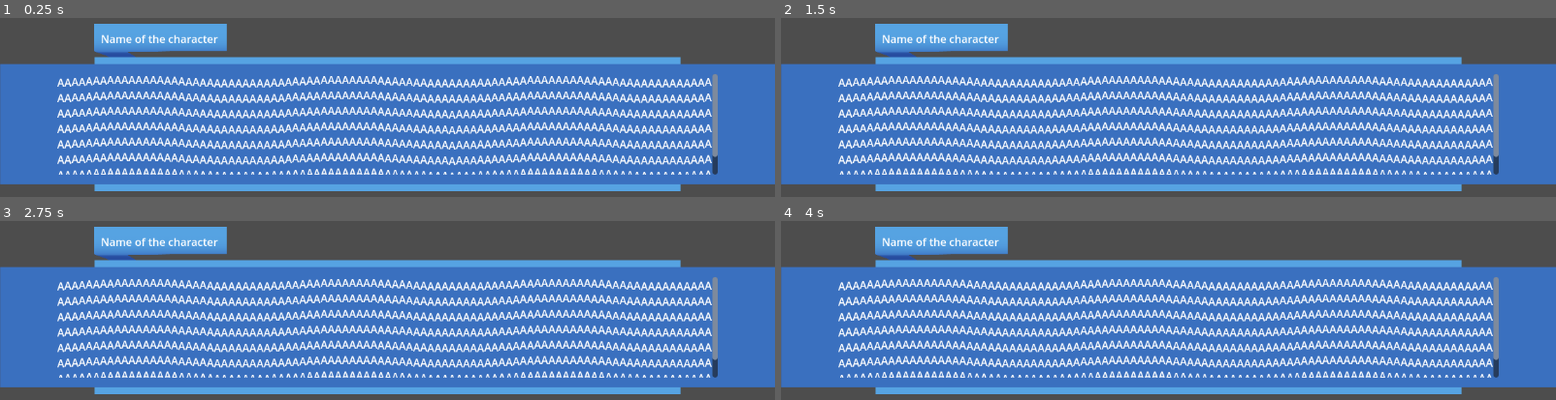
Above: before the commit, frames 1-4 (two rows, left to right).
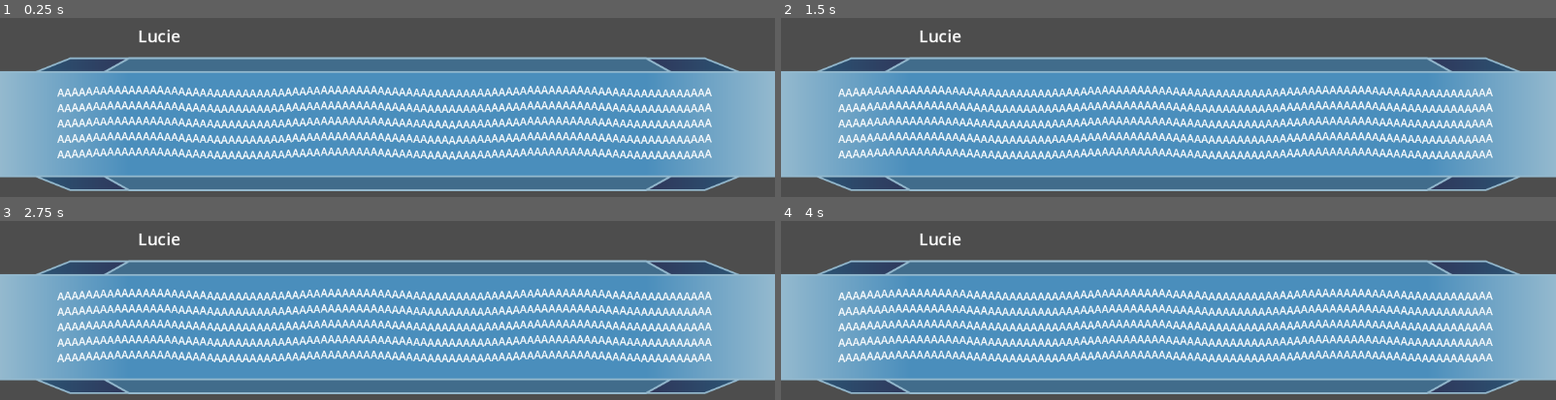
Above: after the commit, the same moments.

Repository: Samferos/Schneetraume
Game: Godot game, scene res://res/scenes/gui/UI.tscn
The game is run twice, just before and just after one commit, with the same random seed, the same clock (stepped at 60 frames per second) and the same inputs. The project has no main scene, so this scene is started directly.
Inputs (mouse positions are in pixels of both pictures, inside the frame that each line leads up to):
- Up to frame 1 (0.25 s): no input
- Up to frame 2 (1.5 s): move the mouse to (outside the picture) at 0.52 s; click (outside the picture) at 0.67 s; move the mouse to (outside the picture) at 1.27 s; click (outside the picture) at 1.42 s
- Up to frame 3 (2.75 s): move the mouse to (outside the picture) at 2.02 s; click (outside the picture) at 2.17 s
- Up to frame 4 (4 s): move the mouse to (1129, 271) at 2.77 s; click (1129, 271) at 2.92 s; move the mouse to (1401, 249) at 3.52 s; click (1401, 249) at 3.67 s

The runs differ from the first frame. In frame 1, 74% of the frame differs, in the area x 0-100%, y 3-97%; in frame 2, 74%; in frame 3, 74%; in frame 4, 74%.

Commit message:
bug fixes and other bs :3

Diff:
--- a/res/scenes/gui/UI.tscn
+++ b/res/scenes/gui/UI.tscn
@@ -1,6 +1,6 @@
 [gd_scene load_steps=3 format=3 uid="uid://dqyexoek8enmk"]
 
-[ext_resource type="Texture2D" uid="uid://bv2cw6f58dexp" path="res://assets/graphics/2D/ui/NameBar.png" id="1_5bt52"]
+[ext_resource type="Texture2D" uid="uid://xihfrgads6xj" path="res://assets/graphics/2D/ui/nameTag.png" id="1_gg5cv"]
 [ext_resource type="Texture2D" uid="uid://6dm6bqa2p5bu" path="res://assets/graphics/2D/ui/TextBox.png" id="1_rbbfw"]
 
 [node name="UI" type="Control"]
@@ -11,52 +11,56 @@
 grow_horizontal = 2
 grow_vertical = 2
 
-[node name="MarginContainer" type="MarginContainer" parent="."]
+[node name="Margin" type="MarginContainer" parent="."]
 layout_mode = 1
 anchors_preset = 12
 anchor_top = 1.0
 anchor_right = 1.0
 anchor_bottom = 1.0
+offset_top = -260.0
 grow_horizontal = 2
 grow_vertical = 0
 theme_override_constants/margin_bottom = 10
 
-[node name="VBoxContainer" type="VBoxContainer" parent="MarginContainer"]
+[node name="VBoxContainer" type="VBoxContainer" parent="Margin"]
 layout_mode = 2
-theme_override_constants/separation = 0
 
-[node name="MarginContainer" type="MarginContainer" parent="MarginContainer/VBoxContainer"]
+[node name="NameTag" type="MarginContainer" parent="Margin/VBoxContainer"]
 layout_mode = 2
 size_flags_horizontal = 0
 size_flags_vertical = 3
 theme_override_constants/margin_left = 140
 
-[node name="NinePatchRect2" type="TextureRect" parent="MarginContainer/VBoxContainer/MarginContainer"]
-custom_minimum_size = Vector2(0, 50)
+[node name="Background" type="NinePatchRect" parent="Margin/VBoxContainer/NameTag"]
 layout_mode = 2
-size_flags_horizontal = 0
-texture = ExtResource("1_5bt52")
-expand_mode = 3
-stretch_mode = 5
+texture = ExtResource("1_gg5cv")
+patch_margin_left = 72
+patch_margin_top = 30
+patch_margin_bottom = 2
 
-[node name="MarginContainer" type="MarginContainer" parent="MarginContainer/VBoxContainer/MarginContainer"]
+[node name="Margin" type="MarginContainer" parent="Margin/VBoxContainer/NameTag"]
 layout_mode = 2
-theme_override_constants/margin_left = 10
-theme_override_constants/margin_right = 10
-theme_override_constants/margin_bottom = 5
+theme_override_constants/margin_left = 65
+theme_override_constants/margin_top = 10
+theme_override_constants/margin_right = 15
+theme_override_constants/margin_bottom = 10
 
-[node name="Label" type="Label" parent="MarginContainer/VBoxContainer/MarginContainer/MarginContainer"]
+[node name="Speaker" type="Label" parent="Margin/VBoxContainer/NameTag/Margin"]
 layout_mode = 2
-text = "Name of the character"
+theme_override_font_sizes/font_size = 25
+text = "Lucie"
 
-[node name="NinePatchRect" type="NinePatchRect" parent="MarginContainer/VBoxContainer"]
+[node name="TextBox" type="NinePatchRect" parent="Margin/VBoxContainer"]
 custom_minimum_size = Vector2(0, 200)
 layout_mode = 2
+size_flags_vertical = 3
 texture = ExtResource("1_rbbfw")
-patch_margin_left = 140
-patch_margin_right = 140
+patch_margin_left = 193
+patch_margin_top = 25
+patch_margin_right = 193
+patch_margin_bottom = 24
 
-[node name="MarginContainer" type="MarginContainer" parent="MarginContainer/VBoxContainer/NinePatchRect"]
+[node name="Margin" type="MarginContainer" parent="Margin/VBoxContainer/TextBox"]
 layout_mode = 1
 anchors_preset = 15
 anchor_right = 1.0
@@ -64,11 +68,11 @@
 grow_horizontal = 2
 grow_vertical = 2
 theme_override_constants/margin_left = 85
-theme_override_constants/margin_top = 25
+theme_override_constants/margin_top = 40
 theme_override_constants/margin_right = 85
-theme_override_constants/margin_bottom = 25
+theme_override_constants/margin_bottom = 40
 
-[node name="RichTextLabel" type="RichTextLabel" parent="MarginContainer/VBoxContainer/NinePatchRect/MarginContainer"]
+[node name="Text" type="RichTextLabel" parent="Margin/VBoxContainer/TextBox/Margin"]
 layout_mode = 2
 bbcode_enabled = true
-text = "[wave freq=10 amp=30]AAAAAAAAAAAAAAAAAAAAAAAAAAAAAAA …(389 unchanged characters)… AAAAAAAAAAAAAAAAAAAAAAAAAAAAAAAAAAAAAAAAAAAAAAAAAAAAAAAAAAAAAAAAAAAAAAAAAAAAAAAAAAAAAAAAAAAAAAAAAAAAAAAAAAAAAAAAAAAAAAAAAAAAAAAAAAAAAAAAAAAAAAAAAAAAAAAAAAAAAAAAAAAAAAAAAAAAAAAAAAAAAAAAAAAAAAAAAAAAAAAAAAAAAAAAAAAAAAAAAAAAAAAAAAAAAAAAAAAA"
+text = "[wave freq=10 amp=30]AAAAAAAAAAAAAAAAAAAAAAAAAAAAAAA …(389 unchanged characters)… AAAAAAAAAAAAAAAAAAAAAAAAAAAAAAAAAAAAAAAA"
Not shown, changed: addons/dialogarithm/editor/scripts/changeSpriteBlock.gd
Binary file changed: assets/graphics/2D/ui/TextBox.png
